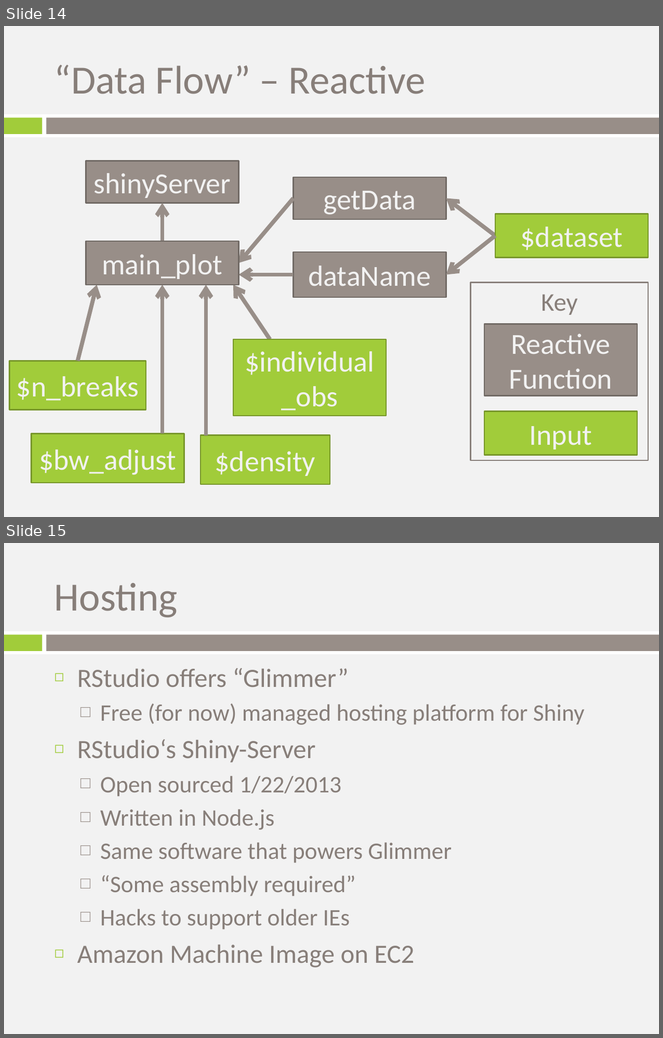
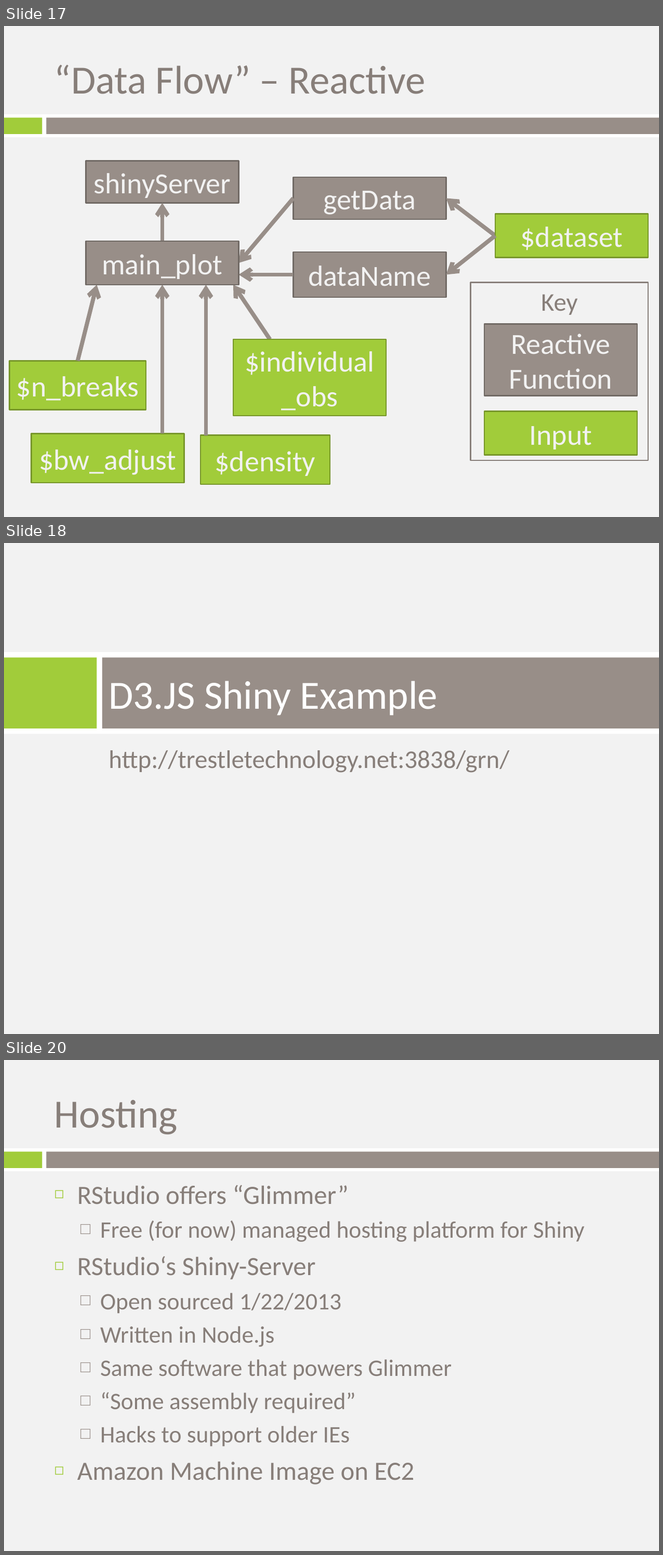
Before and after one commit to trestletech/shiny-sandbox, a slide deck: shiny_introduction.pptx. Shown one above the other, each under a label of ours: slides 14 and 15 before the commit, slides 17, 18 and 20 after it; the slides between them are not shown. The pictures are 663x1038 and 663x1555 pixels, drawn with LibreOffice and Linux fonts; fonts in the diff are those of the drawing; background and template pictures are left out. Boxes give left, top, right and bottom in pixels: in the first picture for what was removed or moved away, otherwise in the second. Text is boxed around its words. In the diff, an @@ line names an element or a change of style, - is before the commit and + after.

```diff
--- a/shiny_introduction.pptx
+++ b/shiny_introduction.pptx
@@ slide 18 added at (4,543,659,1034), background picture (left out) @@
@@ rectangle added at (4,652,659,734), fill #FFFFFF @@
@@ rectangle added at (4,657,97,729), fill #A1CC3A @@
@@ rectangle added at (102,657,659,729), fill #988E88 @@
@@ title added at (109,681,438,716), 44 pt, text #FFFFFF @@
+D3.JS Shiny Example
@@ text added at (109,750,509,773), 28 pt, text #877E79 @@
+http://trestletechnology.net:3838/grn/
@@ what was slide 14 is now slide 17 @@
@@ what was slide 15 is now slide 20 @@
```
Also in this commit, not shown: 1 slide changed, 4 other slides added.
